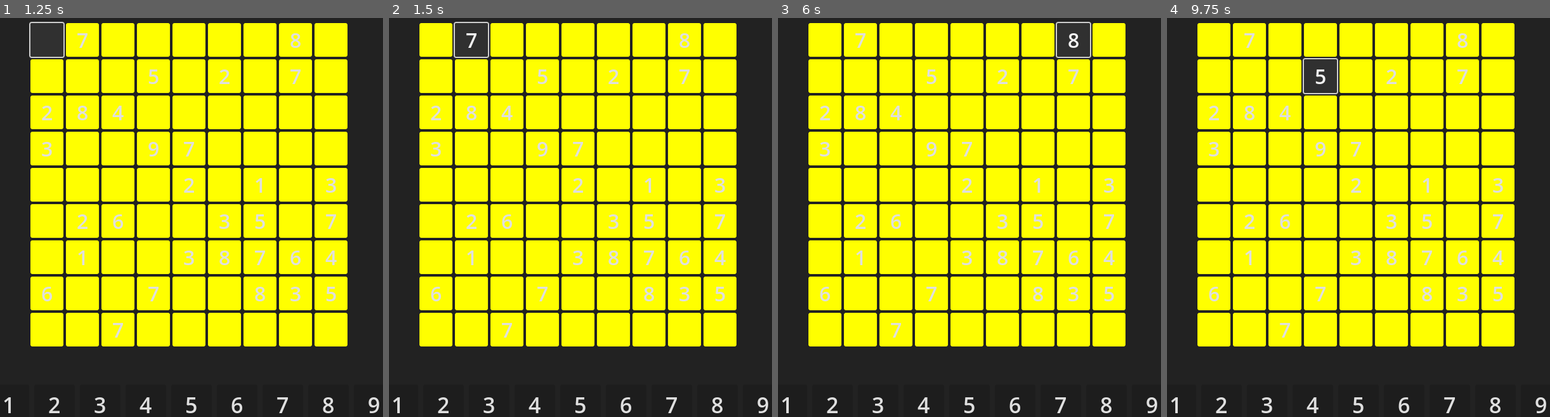
Above: before the commit, frames 1-4 (left to right).
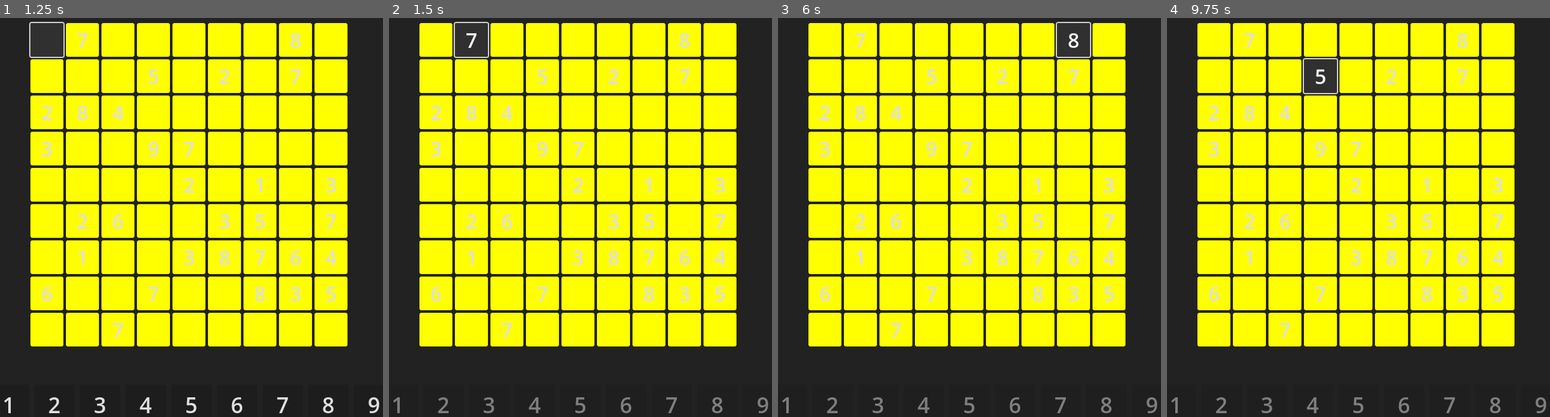
Above: after the commit, the same moments.

Repository: ba6ul/Sudooku
Game: Godot game, scene res://scenes/Game.tscn
The game is run twice, just before and just after one commit, with the same random seed, the same clock (stepped at 60 frames per second) and the same inputs. The project has no main scene, so this scene is started directly.
Inputs (mouse positions are in pixels of both pictures, inside the frame that each line leads up to):
- Up to frame 1 (1.25 s): click (45, 37) at 0.52 s
- Up to frame 2 (1.5 s): click "7" at 1.25 s
- Up to frame 3 (6 s): click (896, 37) at 2.02 s; click (931, 37) at 2.77 s; click (965, 37) at 3.52 s; click (1003, 37) at 4.27 s; click (1038, 37) at 5.02 s; click "8" at 5.75 s
- Up to frame 4 (9.75 s): click (1496, 37) at 6.52 s; click (1212, 77) at 7.27 s; click (1251, 77) at 8.02 s; click (1285, 77) at 8.77 s; click "5" at 9.5 s

Frame 1 is identical in both runs. In frame 2, 0.5% of the frame differs, in the area x 1-100%, y 95-100%; in frame 3, 0.5%; in frame 4, 0.5%.

Commit message:
Disable buttons if Cell is Pre-Filled
Disable buttons if Cell is Pre-Filled.

Diff:
--- a/scripts/game.gd
+++ b/scripts/game.gd
@@ -64,7 +64,18 @@
 
 func _on_grid_button_pressed(pos: Vector2i, ans):
 	selected_button = pos
-	select_button_answer = ans # This variable tracks of the answer for the selected button in Scene
+	select_button_answer = ans
+
+	var grid_selected_button = game_grid[selected_button[0]][selected_button[1]]
+
+	if grid_selected_button.text != "" and puzzle[selected_button[0]][selected_button[1]] !=0:
+		for button in $SelectGrid.get_children():
+			button.disabled = true
+	else:
+		for button in $SelectGrid.get_children():
+			button.disabled = false
+
+
 
 func bind_selectgrid_button_actions():
 	for button in $SelectGrid.get_children():
@@ -75,6 +86,7 @@
 	if selected_button != Vector2i(-1, -1):
 		var grid_selected_button = game_grid[selected_button[0]][selected_button[1]]
 		grid_selected_button.text = str(number_pressed)
+
 
 		# To make it easy for beginners, we could provide hints to show whether their answer is right or wrong.
 		if Settings.SHOW_HINTS:
